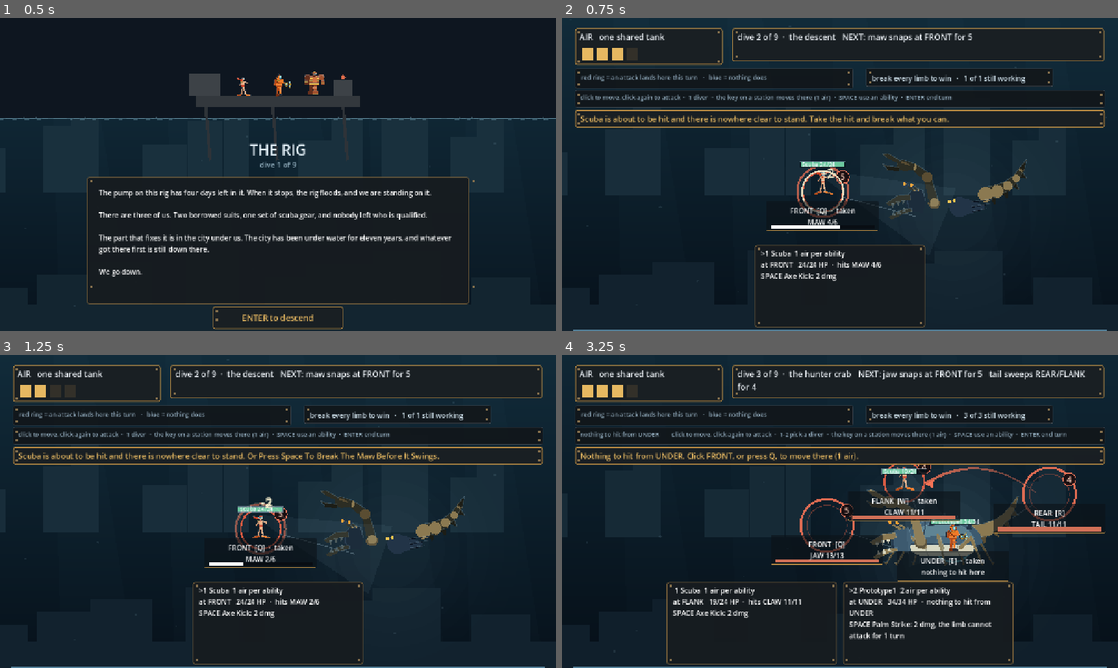
Above: before the commit, frames 1-4 (two rows, left to right).
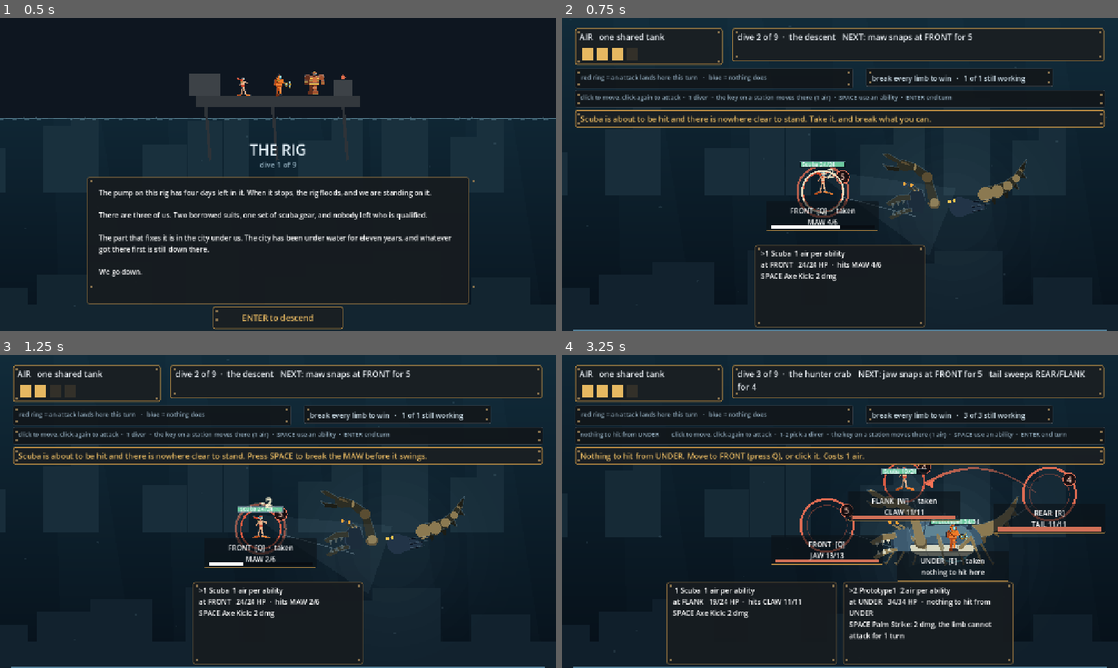
Above: after the commit, the same moments.

Repository: ImmortalDemonGod/salvage
Game: Godot game, scene res://game/main.tscn
The game is run twice, just before and just after one commit, with the same random seed, the same clock (stepped at 60 frames per second) and the same inputs.
Inputs (mouse positions are in pixels of both pictures, inside the frame that each line leads up to):
- Up to frame 1 (0.5 s): no input
- Up to frame 2 (0.75 s): tap Enter at 0.5 s; move the mouse to (962, 158) at 0.52 s; hold Right from 0.53 s (still down); tap 1 at 0.6 s; click (962, 158) at 0.67 s
- Up to frame 3 (1.25 s): keep holding Right; tap Space at 0.77 s
- Up to frame 4 (3.25 s): release Right at 1.25 s; tap Enter at 1.25 s; drag from (728, 527) to (812, 574) at 1.27 s; move the mouse to (895, 442) at 2.02 s; hold Right 2.03-2.75 s; tap 3 at 2.1 s; drag from (812, 574) to (673, 464) at 2.77 s

Frame 1 is identical in both runs. In frame 2, 0.2% of the frame differs, in the area x 48-70%, y 31-34%; in frame 3, 0.5%, in the area x 44-79%, y 31-34%; in frame 4, 0.4%.

Commit message:
the gate had the same blind spot the code did
verify/hint.gd audited hints that matched its two patterns and waved
through everything else. So the low-HP branch, written before the gate
existed, passed clean while telling the player to "move somewhere nothing
is announced, or finish the limb that is hitting them" on a board where
every station was threatened, the only free one was taken, and the limb
hitting them was across the map and out of reach.

A directive the check cannot verify is a directive nothing defends. It
now fails any hint that gives direction in a form it cannot parse, which
forced every suggestion in the game through one function that produces
checkable text. That immediately surfaced a real bug in a branch I had
not rewritten: "nothing to hit from here, go there" picked the first
station with a live limb and never asked whether somebody was standing on
it.

It also taught the check to read context. A hint that says get out of the
way must name somewhere nothing lands. A hint that says go where you can
reach something may well send you into an arc, because that is the game.
Both must be legal; only one must be safe.

And GDScript's String.capitalize() title-cases every word, so the fallback
line read "Or Press Space To Shut The Maw So It Cannot Swing" -- which
also broke the check, because the key is SPACE.

63 suggestions audited across four encounters, clean.

Diff:
--- a/game/main.gd
+++ b/game/main.gd
@@ -579,56 +579,31 @@
 	if combat.air <= 0:
 		return "The tank is empty. Press ENTER to end the turn and refill it."
 	if float(d.hp) / max(1.0, float(d.max_hp)) <= 0.34:
-		return "%s is at %d of %d and will go down soon. Move somewhere nothing is announced, or finish the limb that is hitting them." % [
-			d.dname, int(d.hp), int(d.max_hp)]
+		var hurt := "%s is at %d of %d and will go down soon." % [d.dname, int(d.hp), int(d.max_hp)]
+		if int(d.station) in combat.threatened_stations():
+			return hurt + "   " + _escape_line(d)
+		return hurt + "   Nothing is announced where they stand: keep them there and hit with SPACE."
 	if not combat.can_attack(d):
 		var safe_far := -1
 		for st in combat.OPEN_STATIONS:
-			if combat.STATION_LIMB[int(st)] >= 0 and not combat.limb_broken[int(combat.STATION_LIMB[int(st)])]:
+			var lbx: int = combat.STATION_LIMB[int(st)]
+			if lbx < 0 or combat.limb_broken[lbx]:
+				continue
+			var busy := false
+			for o in combat.divers:
+				if not o.down and int(o.station) == int(st):
+					busy = true
+			if not busy:
 				safe_far = int(st)
 				break
 		if safe_far >= 0 and combat.air >= Combat.MOVE_COST:
-			return "Nothing to hit from %s. Click %s, or press %s, to move there (1 air)." % [
+			return "Nothing to hit from %s. Move to %s (press %s), or click it. Costs 1 air." % [
 				Combat.STATION_NAMES[int(d.station)], Combat.STATION_NAMES[safe_far],
 				["Q", "W", "E", "R", "T"][safe_far]]
 		return "Press ENTER to end the turn."
 	# standing somewhere an attack is about to land
 	if int(d.station) in combat.threatened_stations():
-		# a station is only a suggestion if it is open, unthreatened, EMPTY,
-		# and affordable. "Taken" is not somewhere you can go.
-		var refuge := -1
-		for st in combat.OPEN_STATIONS:
-			if int(st) == int(d.station) or int(st) in combat.threatened_stations():
-				continue
-			var occupied := false
-			for o in combat.divers:
-				if not o.down and int(o.station) == int(st):
-					occupied = true
-			if not occupied:
-				refuge = int(st)
-				break
-		# and killing the limb is only an ALTERNATIVE if this diver can
-		# actually kill it this turn with the air in the tank
-		var lb3: int = combat.target_limb(d)
-		var kill := ""
-		if lb3 >= 0:
-			for slot in range(d.kit.size()):
-				var ab3: Dictionary = d.kit[slot]
-				if String(ab3.kind) == "shut" and int(combat.limb_stun[lb3]) <= 0 and combat.air >= d.cost:
-					kill = "or press %s to shut the %s so it cannot swing" % [
-						"SPACE" if slot == 0 else "F", String(combat.LIMB_NAMES[lb3]).to_upper()]
-					break
-				if int(ab3.dmg) >= int(combat.limb_hp[lb3]) and combat.air >= d.cost:
-					kill = "or press %s to break the %s before it swings" % [
-						"SPACE" if slot == 0 else "F", String(combat.LIMB_NAMES[lb3]).to_upper()]
-					break
-		if refuge >= 0 and combat.air >= Combat.MOVE_COST:
-			var move_txt := "%s is about to be hit. Move to %s (press %s)" % [
-				d.dname, Combat.STATION_NAMES[refuge], ["Q", "W", "E", "R", "T"][refuge]]
-			return move_txt + ("   " + kill + "." if kill != "" else ".")
-		if kill != "":
-			return "%s is about to be hit and there is nowhere clear to stand. %s." % [d.dname, kill.capitalize()]
-		return "%s is about to be hit and there is nowhere clear to stand. Take the hit and break what you can." % d.dname
+		return _escape_line(d)
 	# an attack that will land on an empty station costs the squad an air
 	# line, and he watched that happen repeatedly without ever being told
 	# why. Warn while it can still be avoided.
@@ -673,6 +648,46 @@
 		if not o.down:
 			selected = int(o.id)
 			return
+
+# The one place that tells a diver how to get out of the way. Every
+# suggestion it makes is legal by construction: a station must be open,
+# unthreatened, EMPTY and affordable, and an attack is only offered as an
+# alternative if it actually stops the hit.
+func _escape_line(d) -> String:
+	var refuge := -1
+	for st in combat.OPEN_STATIONS:
+		if int(st) == int(d.station) or int(st) in combat.threatened_stations():
+			continue
+		var occupied := false
+		for o in combat.divers:
+			if not o.down and int(o.station) == int(st):
+				occupied = true
+		if not occupied:
+			refuge = int(st)
+			break
+	var lb: int = combat.target_limb(d)
+	var kill := ""
+	if lb >= 0:
+		for slot in range(d.kit.size()):
+			var ab: Dictionary = d.kit[slot]
+			var eff: Dictionary = combat.effect_at(d, slot, combat.tier_for(d))
+			if String(ab.kind) == "shut" and int(combat.limb_stun[lb]) <= 0:
+				kill = "or press %s to shut the %s so it cannot swing" % [
+					"SPACE" if slot == 0 else "F", String(combat.LIMB_NAMES[lb]).to_upper()]
+				break
+			if int(eff.dmg) >= int(combat.limb_hp[lb]):
+				kill = "or press %s to break the %s before it swings" % [
+					"SPACE" if slot == 0 else "F", String(combat.LIMB_NAMES[lb]).to_upper()]
+				break
+	if refuge >= 0 and combat.air >= Combat.MOVE_COST:
+		var t := "%s is about to be hit. Move to %s (press %s)" % [
+			d.dname, Combat.STATION_NAMES[refuge], ["Q", "W", "E", "R", "T"][refuge]]
+		return t + ("   " + kill + "." if kill != "" else ".")
+	if kill != "":
+		var only: String = kill.trim_prefix("or ")
+		return "%s is about to be hit and there is nowhere clear to stand. %s%s." % [
+			d.dname, only.substr(0, 1).to_upper(), only.substr(1)]
+	return "%s is about to be hit and there is nowhere clear to stand. Take it, and break what you can." % d.dname
 
 func _lock_step(p) -> String:
 	if p.solved():
--- a/verify/hint.gd
+++ b/verify/hint.gd
@@ -63,6 +63,16 @@
 		return
 	var d = c.divers[scene.selected]
 
+	# any hint that tells the player to move or to hit must do so in a form
+	# this check can verify. Vague direction is not allowed to hide.
+	var directive := text.find("Move to") >= 0 or text.find("press ") >= 0 or text.find("Press ") >= 0
+	var checkable := RegEx.create_from_string("Move to [A-Z]+ \\(press [A-Z]\\)").search(text) != null \
+		or RegEx.create_from_string("[Pp]ress (SPACE|F|ENTER|[0-9]) ").search(text) != null \
+		or RegEx.create_from_string("[Pp]ress (SPACE|F|ENTER|[0-9])\\.").search(text) != null \
+		or RegEx.create_from_string("[Pp]ress (SPACE|F|ENTER)$").search(text) != null
+	if directive and not checkable:
+		fail("%s: hint gives direction this check cannot verify, so nothing defends it: \"%s\"" % [enc_id, text])
+
 	# "Move to FLANK (press W)" -- must be somewhere this diver can go
 	var m := RegEx.create_from_string("Move to ([A-Z]+) \\(press ([A-Z])\\)").search(text)
 	if m != null:
@@ -76,8 +86,9 @@
 				enc_id, m.get_string(2), name, KEYS[st]])
 		if not c.station_open(st):
 			fail("%s: prompt sends %s to %s, which is not open here" % [enc_id, d.dname, name])
-		if st in c.threatened_stations():
-			fail("%s: prompt sends %s to %s, where an attack lands this turn" % [enc_id, d.dname, name])
+		var escaping := text.find("about to be hit") >= 0
+		if escaping and st in c.threatened_stations():
+			fail("%s: prompt tells %s to ESCAPE to %s, where an attack lands this turn" % [enc_id, d.dname, name])
 		for o in c.divers:
 			if not o.down and int(o.station) == st and int(o.id) != int(d.id):
 				fail("%s: prompt sends %s to %s, which the screen labels taken (%s is there)" % [
Not shown, changed: site/index.apple-touch-icon.png.import
Not shown, changed: site/index.icon.png.import
Not shown, changed: site/index.png.import
Not shown, added: site/.gitignore
